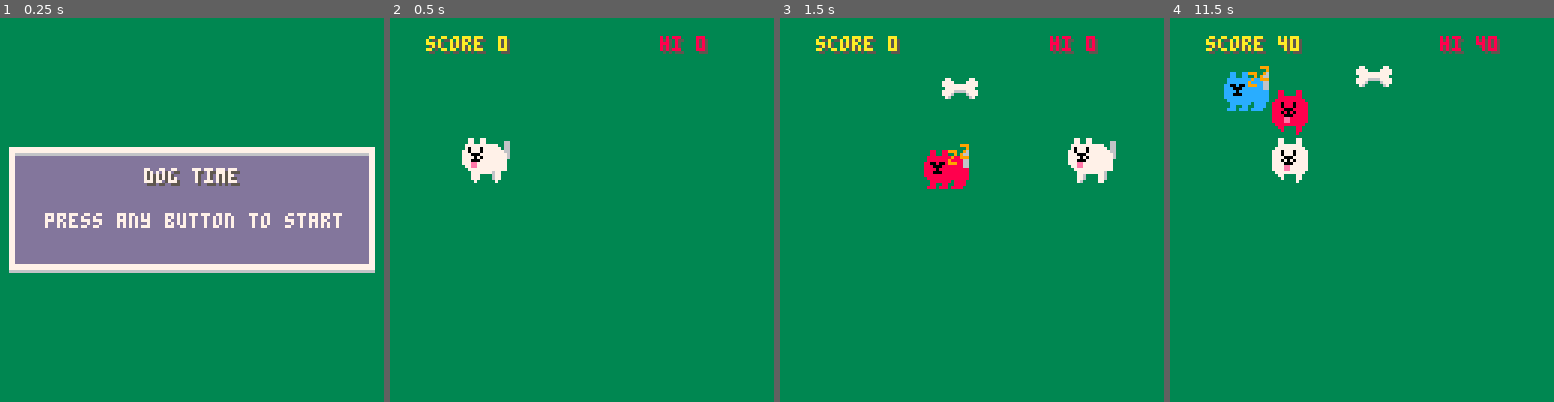
Above: before the commit, frames 1-4 (left to right).
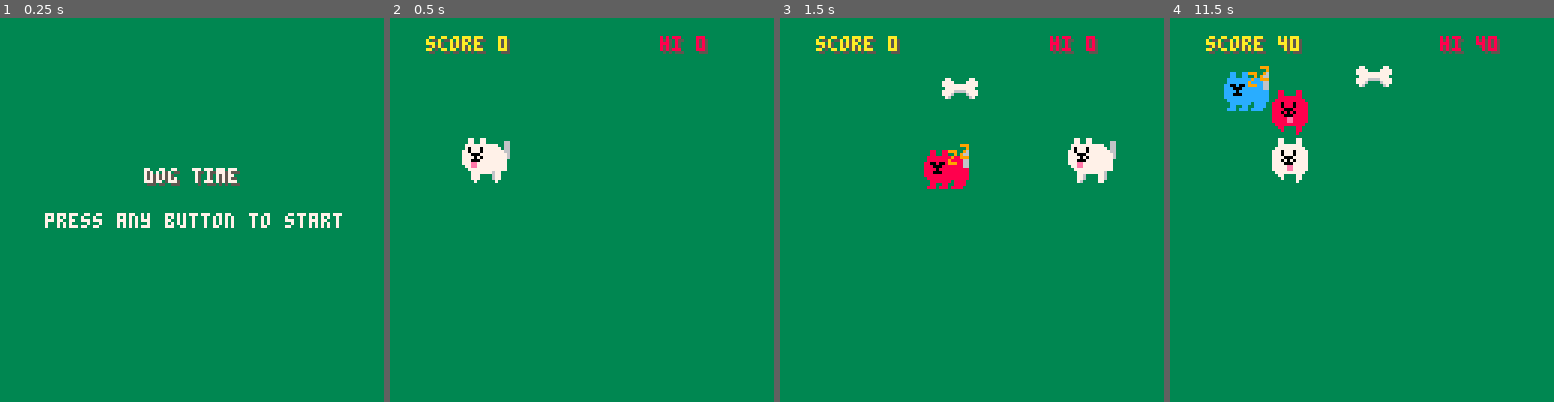
Above: after the commit, the same moments.

Repository: iain8/pico-8-games
Game: PICO-8 cartridge puptrail.p8
Same seed, same stepped clock (60 frames per second), same inputs: the game is played once before the commit and once after it.
Inputs:
- Up to frame 1 (0.25 s): no input
- Up to frame 2 (0.5 s): tap O (Z key) at 0.33 s
- Up to frame 3 (1.5 s): tap O (Z key) at 0.7, 1.43 s; tap X (X key) at 1.07 s
- Up to frame 4 (11.5 s): hold Left 1.97-2.37 s; tap X (X key) every 0.33 s from 2.07 to 11.4 s; tap O (Z key) every 0.88 s from 2.22 to 11.05 s; hold Down 2.42-2.82 s; hold Right 2.87-3.53 s; hold Up 3.58-4.08 s; hold Right 4.13-4.53 s; hold Down 4.58-5.08 s; hold Left 5.13-5.8 s; hold Up 5.85-6.18 s; hold Left 6.23-6.63 s; hold Down 6.68-7.08 s; hold Right 7.13-7.8 s; hold Up 7.85-8.35 s; hold Right 8.4-8.8 s; hold Down 8.85-9.35 s; hold Left 9.4-10.07 s; hold Up 10.12-10.45 s; hold Left 10.5-10.9 s; hold Down 10.95-11.35 s; hold Right from 11.4 s (still down)

The runs differ from the first frame. In frame 1, 29% of the frame differs, in the area x 2-98%, y 33-67%; in frame 2, nothing differs; in frame 3, nothing differs; in frame 4, less than 0.1%.

Commit message:
fix endgame/restart state

Diff:
--- a/puptrail.p8
+++ b/puptrail.p8
@@ -14,7 +14,7 @@
 speed = 10
 direction = 0
 unit_size = 16
-dog_size = 16 --20
+dog_size = 16
 debug = false
 dog_colours = {7, 8, 9, 10, 11, 12}
 dog_colours_length = 6
@@ -26,6 +26,11 @@
 -- set up dogs
 function _init()
   dogs = {}
+  dogs_length = 0
+  body = {}
+  body_length = 0
+  speed = 10
+  score = 0
 
   add_dog(7)
 
@@ -44,7 +49,13 @@
   frame += 1
 
   if state == 0 then
-    if (btn(0) or btn(1) or btn(2) or btn(3) or btn(4) or btn(5)) state = 1
+    if (any_button()) state = 1
+
+    return
+  elseif state == 3 and any_button() then
+    state = 1
+
+    _init()
 
     return
   elseif state != 1 then
@@ -106,6 +117,10 @@
   end
 end
 
+function any_button()
+  return btn(0) or btn(1) or btn(2) or btn(3) or btn(4) or btn(5)
+end
+
 -- set beige as transparent instead of black
 function set_transparency()
   palt(15, true)
@@ -116,11 +131,6 @@
   rectfill(0, 0, 128, 128, 3)
 
   if state == 0 then
-    rectfill(3, 43, 124, 83, 7)
-    rectfill(5, 46, 122, 81, 13)
-    line(5, 45, 122, 45, 6)
-    line(3, 84, 124, 84, 6)
-
     print('dog time', 49, 51, 5)
     print('dog time', 48, 50, 7)
 
@@ -179,11 +189,15 @@
       draw_dialog()
       print('dog collision!', 40, 50, 8)
     else
-      camera(0, 0)
-
-      draw_dialog()
-      print('game over', 44, 50, 8)
+      state = 3
     end
+  elseif state == 3 then
+    camera(0, 0)
+
+    draw_dialog()
+
+    print('game over', 44, 50, 8)
+    print('press any button to restart', 10, 65, 7)
   end
 end
 
@@ -193,10 +207,10 @@
 end
 
 function draw_dialog()
-  rectfill(3, 43, 124, 63, 7)
-  rectfill(5, 46, 122, 61, 1)
+  rectfill(3, 43, 124, 83, 7)
+  rectfill(5, 46, 122, 81, 13)
   line(5, 45, 122, 45, 6)
-  line(3, 64, 124, 64, 6)
+  line(3, 84, 124, 84, 6)
 end
 
 -- add a new dog!
@@ -415,8 +429,8 @@
 ff777700077777ffff777700077777ffff777700077777ff770070079997766fffffffffffffffff7777077777777776ff777700077777ffffffffffffffffff
 ff777070707777ffff777070707777ffff777070707777ff777000777777766fffffffffffffffff777000777777777fff777770777777ffffffffffffffffff
 ff777700077777ffff777700077777ffff777700077777ff777707777777777fffffffffffffffff777ee7077777777fff777700077777ffffffffffffffffff
-ff7777ee777777ffff7777ee777777ffff7777ee777777ff777000777777777ffffffffffffffffff77ee7777777777fff7770ee707777ffffffffffffffffff
-ff7777ee777777ffff7777ee777777ffff7777ee777777ff777777777777777fffffffffffffffffff7777777777777fff7777ee777777ffffffffffffffffff
+ff7777ee777777ffff77777ee77777ffff7777ee777777ff777000777777777ffffffffffffffffff77ee7777777777fff7770ee707777ffffffffffffffffff
+ff7777ee777777ffff77777ee77777ffff7777ee777777ff777777777777777fffffffffffffffffff7777777777777fff7777ee777777ffffffffffffffffff
 fff7777777777ffffff7777777777ffffff7777777777ffff77777777777777fffffffffffffffffff777777776f777ffff7777777777fffffffffffffffffff
 ffff77ffff77ffffffff77ffff77ffffffff77ffff77ffffff7777777f7777ffffffffffffffffffff77f77ff66f77ffffff77ffff77ffffffffffffffffffff
 ffff77ffff77fffffffff7ffff77ffffffff77ffff7fffffff77ff77ff7777ffffffffffffffffffff77f77ff66f77ffffff77ffff77ffffffffffffffffffff
